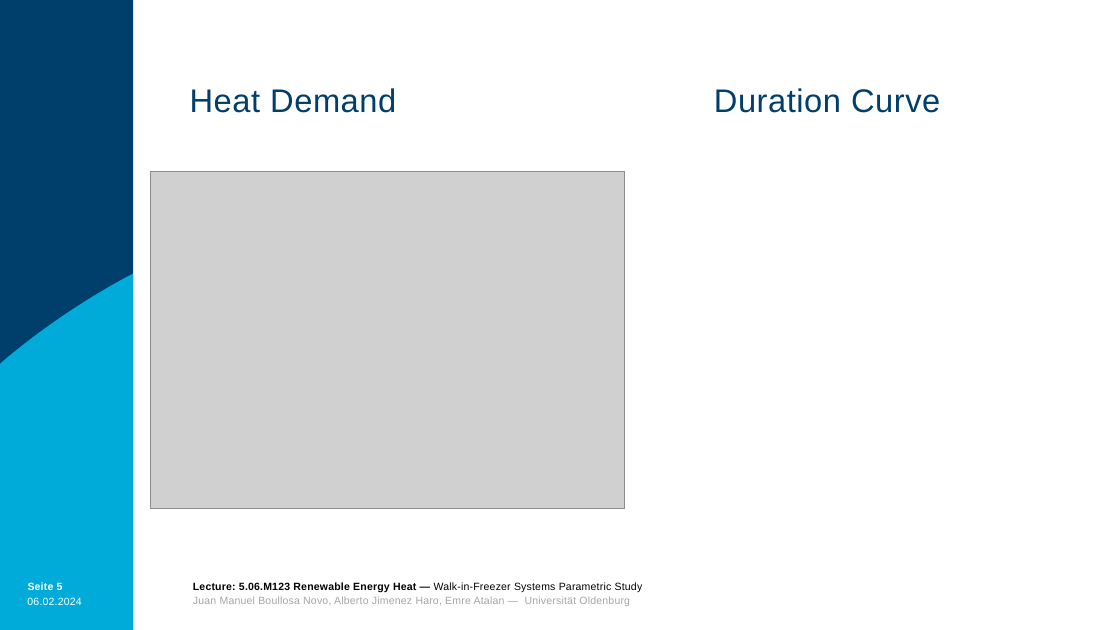
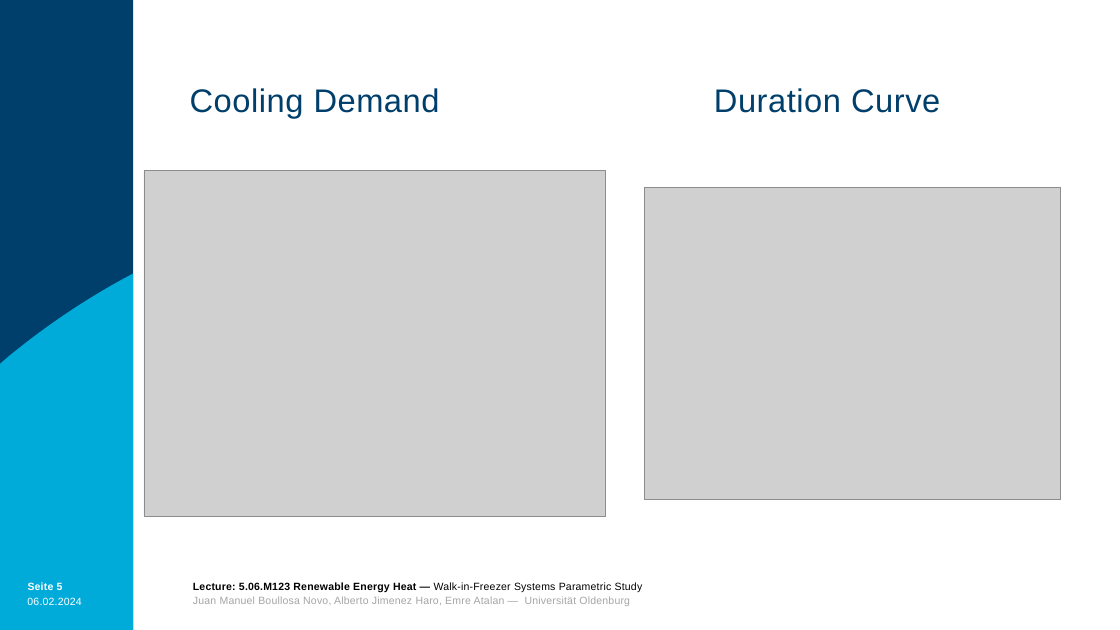
Before and after one commit to boujuan/Renewable_Energy_Heat, a slide deck: slide 5 of REH_Presentation.pptm. Drawn at 1120x630 pixels with LibreOffice and Linux fonts; fonts in the diff are those of the drawing; grey boxes stand for pictures; background and template pictures are left out. Boxes give left, top, right and bottom in pixels: in the first picture for what was removed or moved away, otherwise in the second. Text is boxed around its words. In the diff, an @@ line names an element or a change of style, - is before the commit and + after.

Commit message:
Create png, 300 dpi, transparent figures for the powerpoint.
Presentation updated

Small changes

```diff
--- a/REH_Presentation.pptm
+++ b/REH_Presentation.pptm
@@ title at bbox=[190, 88, 440, 118]: text changed @@
-Heat Demand
+Cooling Demand
@@ picture: place and size @@
-picture at bbox=[150, 171, 624, 508]
+picture at bbox=[144, 171, 605, 517]
@@ picture added at bbox=[644, 187, 1061, 500] @@
```
Also in this commit, not shown: 3 other slides changed, 14 other files.
